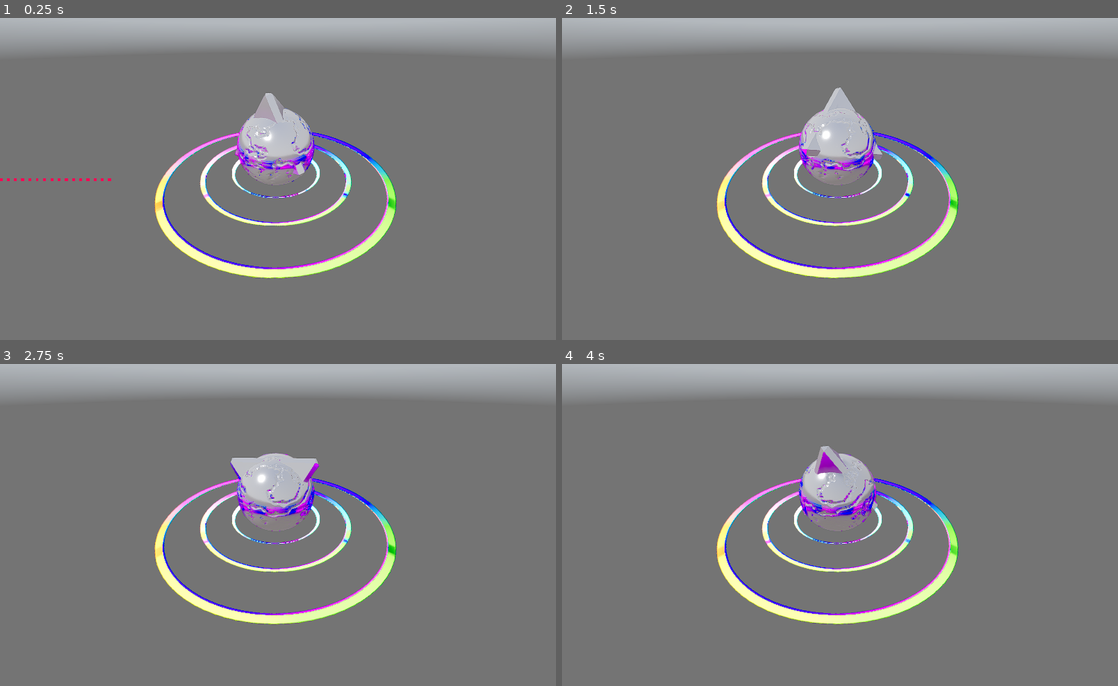
Above: before the commit, frames 1-4 (two rows, left to right).
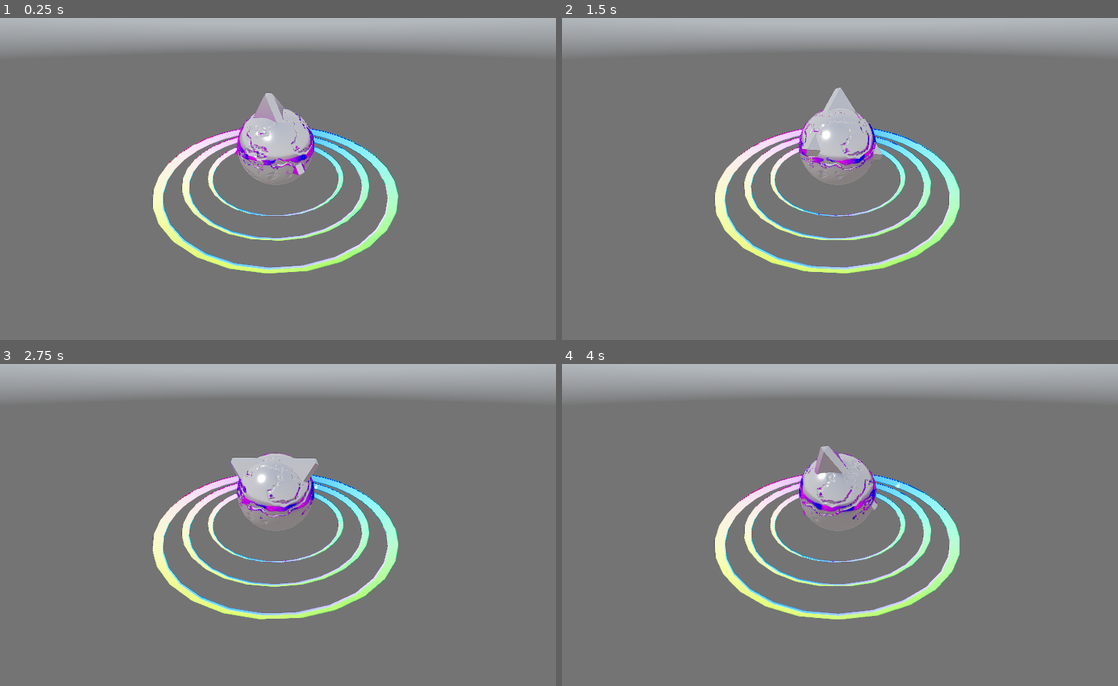
Above: after the commit, the same moments.

Repository: hellocld/vj-hogr-vgmcon-2022
Game: Godot game, scene res://Scenes/MiniSculptures/MiniSculptures.tscn
Two runs of this game, one before a commit and one after it. Both use one fixed random seed, a clock stepped at 60 frames per second and the inputs below. A sky picture missing from this copy of the repository is replaced by a grey-blue gradient.
Inputs:
- Up to frame 1 (0.25 s): no input
- Up to frame 2 (1.5 s): tap Space (util_autothreshset) at 0.6, 1.35 s
- Up to frame 3 (2.75 s): tap Space (util_autothreshset) at 2.1 s
- Up to frame 4 (4 s): tap Space (util_autothreshset) at 2.85, 3.6 s

The runs differ from the first frame. In frame 1, 6.3% of the frame differs, in the area x 0-72%, y 27-82%; in frame 2, 6.1%; in frame 3, 6.3%; in frame 4, 6.4%, in the area x 27-72%, y 26-82%.

Commit message:
Peaks added to spectrumanalyzer

Diff:
--- a/Autoloads/SpectrumAnalyzer/SpectrumAnalyzer.gd
+++ b/Autoloads/SpectrumAnalyzer/SpectrumAnalyzer.gd
@@ -8,11 +8,20 @@
 var _effect : AudioEffectSpectrumAnalyzerInstance
 var _freq_range := 44100.0 / 4
 var _min_db := 60
+var _peak_timer_time := 5.0
+var _peak_decrease_multiplier = 0.5
+
+
+var _sample_timer : Timer
+var _peaks_timers : Array
+var _peaks_descend : Array
 
 var sample_size := 16
 var samples : Array
+var peaks : Array
 var sample_trigger_thresholds : Array
 var sample_triggered : Array
+
 
 
 func _ready() -> void:
@@ -21,10 +30,15 @@
 	for i in sample_size:
 		sample_trigger_thresholds.append(0.5)
 		sample_triggered.append(false)
+		peaks.append(0.0)
+		_peaks_descend.append(true)
+		_peaks_timers.append(null)
 
 
-func _process(_delta) -> void:
+func _process(delta) -> void:
 	samples = _get_samples()
+	_set_peaks()
+	_descend_peaks(delta)
 	for i in sample_size:
 		if samples[i] >= sample_trigger_thresholds[i] && !sample_triggered[i]:
 			emit_signal("sample_triggered", i)
@@ -53,8 +67,45 @@
 	return 0.0
 
 
+func get_peak(idx:int) -> float:
+	if idx < peaks.size():
+		if peaks[idx] != null:
+			return peaks[idx]
+	return 0.0
+
+
+func get_normalized_sample(idx:int) -> float:
+	if idx < samples.size() and idx < peaks.size():
+		if samples[idx] != null and peaks[idx] != null:
+			if peaks[idx] > 0.0:
+				return clamp(samples[idx] / peaks[idx], 0.0, 1.0)
+	return 0.0
+
+
 # Sets the threshold value at which the 'sample_triggered' signal should be
 # emitted for the given sample index
 func set_sample_trigger_threshold(idx:int, val:float) -> void:
 	sample_trigger_thresholds[idx] = clamp(val, 0, 1)
 	emit_signal("sample_threshold_changed", idx, val)
+
+
+# Sets the peak value for each sample index
+func _set_peaks() -> void:
+	for i in sample_size:
+		if samples[i] > peaks[i]:
+			peaks[i] = samples[i]
+			_peaks_descend[i] = false
+			_peaks_timers[i] = get_tree().create_timer(_peak_timer_time)
+			_peaks_timers[i].connect("timeout", self, "_trigger_peak_descend", [i])
+
+
+
+func _trigger_peak_descend(i) -> void:
+	_peaks_descend[i] = true
+	_peaks_timers[i] = null
+
+
+func _descend_peaks(delta) -> void:
+	for i in sample_size:
+		if _peaks_descend[i] and peaks[i] > samples[i]:
+			peaks[i] -= delta * _peak_decrease_multiplier
--- a/Scenes/MiniSculptures/EquaBand/EquaBand.gd
+++ b/Scenes/MiniSculptures/EquaBand/EquaBand.gd
@@ -3,19 +3,19 @@
 
 
 func _process(delta: float) -> void:
-	set("blend_shapes/01", SpectrumAnalyzer.get_sample(0))
-	set("blend_shapes/02", SpectrumAnalyzer.get_sample(1))
-	set("blend_shapes/03", SpectrumAnalyzer.get_sample(2))
-	set("blend_shapes/04", SpectrumAnalyzer.get_sample(3))
-	set("blend_shapes/05", SpectrumAnalyzer.get_sample(4))
-	set("blend_shapes/06", SpectrumAnalyzer.get_sample(5))
-	set("blend_shapes/07", SpectrumAnalyzer.get_sample(6))
-	set("blend_shapes/08", SpectrumAnalyzer.get_sample(7))
-	set("blend_shapes/09", SpectrumAnalyzer.get_sample(8))
-	set("blend_shapes/10", SpectrumAnalyzer.get_sample(9))
-	set("blend_shapes/11", SpectrumAnalyzer.get_sample(10))
-	set("blend_shapes/12", SpectrumAnalyzer.get_sample(11))
-	set("blend_shapes/13", SpectrumAnalyzer.get_sample(12))
-	set("blend_shapes/14", SpectrumAnalyzer.get_sample(13))
-	set("blend_shapes/15", SpectrumAnalyzer.get_sample(14))
-	set("blend_shapes/16", SpectrumAnalyzer.get_sample(15))
+	set("blend_shapes/01", SpectrumAnalyzer.get_normalized_sample(0))
+	set("blend_shapes/02", SpectrumAnalyzer.get_normalized_sample(1))
+	set("blend_shapes/03", SpectrumAnalyzer.get_normalized_sample(2))
+	set("blend_shapes/04", SpectrumAnalyzer.get_normalized_sample(3))
+	set("blend_shapes/05", SpectrumAnalyzer.get_normalized_sample(4))
+	set("blend_shapes/06", SpectrumAnalyzer.get_normalized_sample(5))
+	set("blend_shapes/07", SpectrumAnalyzer.get_normalized_sample(6))
+	set("blend_shapes/08", SpectrumAnalyzer.get_normalized_sample(7))
+	set("blend_shapes/09", SpectrumAnalyzer.get_normalized_sample(8))
+	set("blend_shapes/10", SpectrumAnalyzer.get_normalized_sample(9))
+	set("blend_shapes/11", SpectrumAnalyzer.get_normalized_sample(10))
+	set("blend_shapes/12", SpectrumAnalyzer.get_normalized_sample(11))
+	set("blend_shapes/13", SpectrumAnalyzer.get_normalized_sample(12))
+	set("blend_shapes/14", SpectrumAnalyzer.get_normalized_sample(13))
+	set("blend_shapes/15", SpectrumAnalyzer.get_normalized_sample(14))
+	set("blend_shapes/16", SpectrumAnalyzer.get_normalized_sample(15))
--- a/Scenes/MiniSculptures/MiniSculptures.tscn
+++ b/Scenes/MiniSculptures/MiniSculptures.tscn
@@ -63,50 +63,17 @@
 transform = Transform( 1.2, 0, 0, 0, 1.2, 0, 0, 0, 1.2, 0, 0, 0 )
 
 [node name="EquaBand" parent="EquaBandGroup" instance=ExtResource( 2 )]
-transform = Transform( -0.5, 0, 0.866025, 0, 1, 0, -0.866025, 0, -0.5, 0, 0, 0 )
+transform = Transform( -0.75, 0, 1.29904, 0, 1.5, 0, -1.29904, 0, -0.75, 0, 0, 0 )
 skeleton = NodePath("../..")
 material/0 = ExtResource( 3 )
 
 [node name="EquaBand2" parent="EquaBandGroup" instance=ExtResource( 2 )]
-transform = Transform( -0.5, 0, -0.866025, 0, 1, 0, 0.866025, 0, -0.5, 0, 0, 0 )
+transform = Transform( -1, 0, -1.73205, 0, 2, 0, 1.73205, 0, -1, 0, 0, 0 )
 skeleton = NodePath("../..")
 material/0 = ExtResource( 3 )
 
 [node name="EquaBand3" parent="EquaBandGroup" instance=ExtResource( 2 )]
-skeleton = NodePath("../..")
-material/0 = ExtResource( 3 )
-
-[node name="EquaBandGroup2" type="Spatial" parent="."]
-transform = Transform( 1.73205, 0, 1, 0, 0.8, 0, -1, 0, 1.73205, 0, 0, 0 )
-
-[node name="EquaBand" parent="EquaBandGroup2" instance=ExtResource( 2 )]
-transform = Transform( -0.5, 0, 0.866025, 0, 1, 0, -0.866025, 0, -0.5, 0, 0, 0 )
-skeleton = NodePath("../..")
-material/0 = ExtResource( 3 )
-
-[node name="EquaBand2" parent="EquaBandGroup2" instance=ExtResource( 2 )]
-transform = Transform( -0.5, 0, -0.866025, 0, 1, 0, 0.866025, 0, -0.5, 0, 0, 0 )
-skeleton = NodePath("../..")
-material/0 = ExtResource( 3 )
-
-[node name="EquaBand3" parent="EquaBandGroup2" instance=ExtResource( 2 )]
-skeleton = NodePath("../..")
-material/0 = ExtResource( 3 )
-
-[node name="EquaBandGroup3" type="Spatial" parent="."]
-transform = Transform( 1.5, 0, 2.59808, 0, 0.4, 0, -2.59808, 0, 1.5, 0, 0, 0 )
-
-[node name="EquaBand" parent="EquaBandGroup3" instance=ExtResource( 2 )]
-transform = Transform( -0.5, 0, 0.866025, 0, 1, 0, -0.866025, 0, -0.5, 0, 0, 0 )
-skeleton = NodePath("../..")
-material/0 = ExtResource( 3 )
-
-[node name="EquaBand2" parent="EquaBandGroup3" instance=ExtResource( 2 )]
-transform = Transform( -0.5, 0, -0.866025, 0, 1, 0, 0.866025, 0, -0.5, 0, 0, 0 )
-skeleton = NodePath("../..")
-material/0 = ExtResource( 3 )
-
-[node name="EquaBand3" parent="EquaBandGroup3" instance=ExtResource( 2 )]
+transform = Transform( 2.5, 0, 0, 0, 2.5, 0, 0, 0, 2.5, 0, 0, 0 )
 skeleton = NodePath("../..")
 material/0 = ExtResource( 3 )
 
@@ -131,5 +98,6 @@
 extents = Vector3( 4, 4, 4 )
 
 [node name="VUMeter" parent="." instance=ExtResource( 8 )]
+visible = false
 margin_top = 523.0
 margin_right = -819.0
--- /dev/null
+++ b/Scenes/VUMeter/Peak.gd
@@ -0,0 +1,10 @@
+extends Control
+
+export(int) var index
+onready var bar = $ColorRect
+
+
+func _process(delta):
+	var mag = SpectrumAnalyzer.get_peak(index)
+	bar.margin_top = self.rect_size.y * -mag
+	bar.margin_bottom = bar.margin_top + 5
--- /dev/null
+++ b/Scenes/VUMeter/Peak.tscn
@@ -0,0 +1,23 @@
+[gd_scene load_steps=2 format=2]
+
+[ext_resource path="res://Scenes/VUMeter/Peak.gd" type="Script" id=1]
+
+[node name="Peak" type="Control"]
+margin_right = 1024.0
+margin_bottom = 600.0
+size_flags_horizontal = 3
+size_flags_vertical = 3
+script = ExtResource( 1 )
+__meta__ = {
+"_edit_use_anchors_": false
+}
+
+[node name="ColorRect" type="ColorRect" parent="."]
+anchor_right = 1.0
+anchor_bottom = 1.0
+margin_top = 123.0
+margin_bottom = -467.0
+color = Color( 0.745098, 0.243137, 0.0196078, 1 )
+__meta__ = {
+"_edit_use_anchors_": false
+}
--- a/Scenes/VUMeter/VUMeter.tscn
+++ b/Scenes/VUMeter/VUMeter.tscn
@@ -1,7 +1,8 @@
-[gd_scene load_steps=3 format=2]
+[gd_scene load_steps=4 format=2]
 
 [ext_resource path="res://Scenes/VUMeter/SingleMeter.tscn" type="PackedScene" id=1]
 [ext_resource path="res://Scenes/VUMeter/Threshold.tscn" type="PackedScene" id=2]
+[ext_resource path="res://Scenes/VUMeter/Peak.tscn" type="PackedScene" id=3]
 
 [node name="VUMeter" type="Control"]
 anchor_right = 1.0
@@ -189,3 +190,93 @@
 [node name="Threshold16" parent="Thresholds" instance=ExtResource( 2 )]
 margin_left = 967.0
 index = 15
+
+[node name="Peaks" type="HBoxContainer" parent="."]
+anchor_right = 1.0
+anchor_bottom = 1.0
+margin_top = 1.0
+margin_bottom = 1.0
+size_flags_horizontal = 3
+size_flags_vertical = 3
+custom_constants/separation = 8
+alignment = 1
+__meta__ = {
+"_edit_use_anchors_": false
+}
+
+[node name="Peak" parent="Peaks" instance=ExtResource( 3 )]
+margin_right = 56.0
+
+[node name="Peak2" parent="Peaks" instance=ExtResource( 3 )]
+margin_left = 64.0
+margin_right = 121.0
+index = 1
+
+[node name="Peak3" parent="Peaks" instance=ExtResource( 3 )]
+margin_left = 129.0
+margin_right = 185.0
+index = 2
+
+[node name="Peak4" parent="Peaks" instance=ExtResource( 3 )]
+margin_left = 193.0
+margin_right = 250.0
+index = 3
+
+[node name="Peak5" parent="Peaks" instance=ExtResource( 3 )]
+margin_left = 258.0
+margin_right = 314.0
+index = 4
+
+[node name="Peak6" parent="Peaks" instance=ExtResource( 3 )]
+margin_left = 322.0
+margin_right = 379.0
+index = 5
+
+[node name="Peak7" parent="Peaks" instance=ExtResource( 3 )]
+margin_left = 387.0
+margin_right = 443.0
+index = 6
+
+[node name="Peak8" parent="Peaks" instance=ExtResource( 3 )]
+margin_left = 451.0
+margin_right = 508.0
+index = 7
+
+[node name="Peak9" parent="Peaks" instance=ExtResource( 3 )]
+margin_left = 516.0
+margin_right = 572.0
+index = 8
+
+[node name="Peak10" parent="Peaks" instance=ExtResource( 3 )]
+margin_left = 580.0
+margin_right = 637.0
+index = 9
+
+[node name="Peak11" parent="Peaks" instance=ExtResource( 3 )]
+margin_left = 645.0
+margin_right = 701.0
+index = 10
+
+[node name="Peak12" parent="Peaks" instance=ExtResource( 3 )]
+margin_left = 709.0
+margin_right = 766.0
+index = 11
+
+[node name="Peak13" parent="Peaks" instance=ExtResource( 3 )]
+margin_left = 774.0
+margin_right = 830.0
+index = 12
+
+[node name="Peak14" parent="Peaks" instance=ExtResource( 3 )]
+margin_left = 838.0
+margin_right = 895.0
+index = 13
+
+[node name="Peak15" parent="Peaks" instance=ExtResource( 3 )]
+margin_left = 903.0
+margin_right = 959.0
+index = 14
+
+[node name="Peak16" parent="Peaks" instance=ExtResource( 3 )]
+margin_left = 967.0
+index = 15
